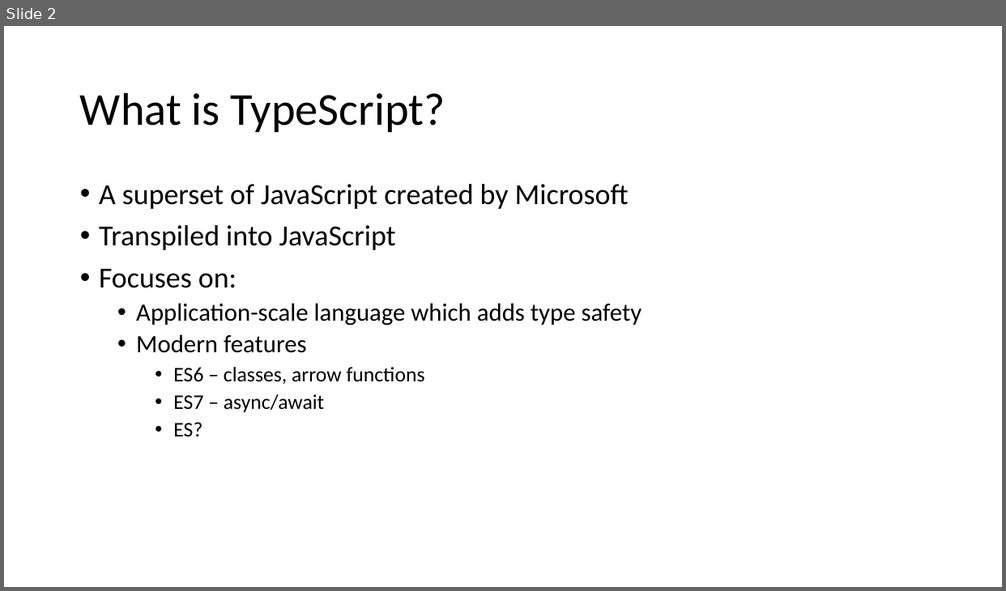
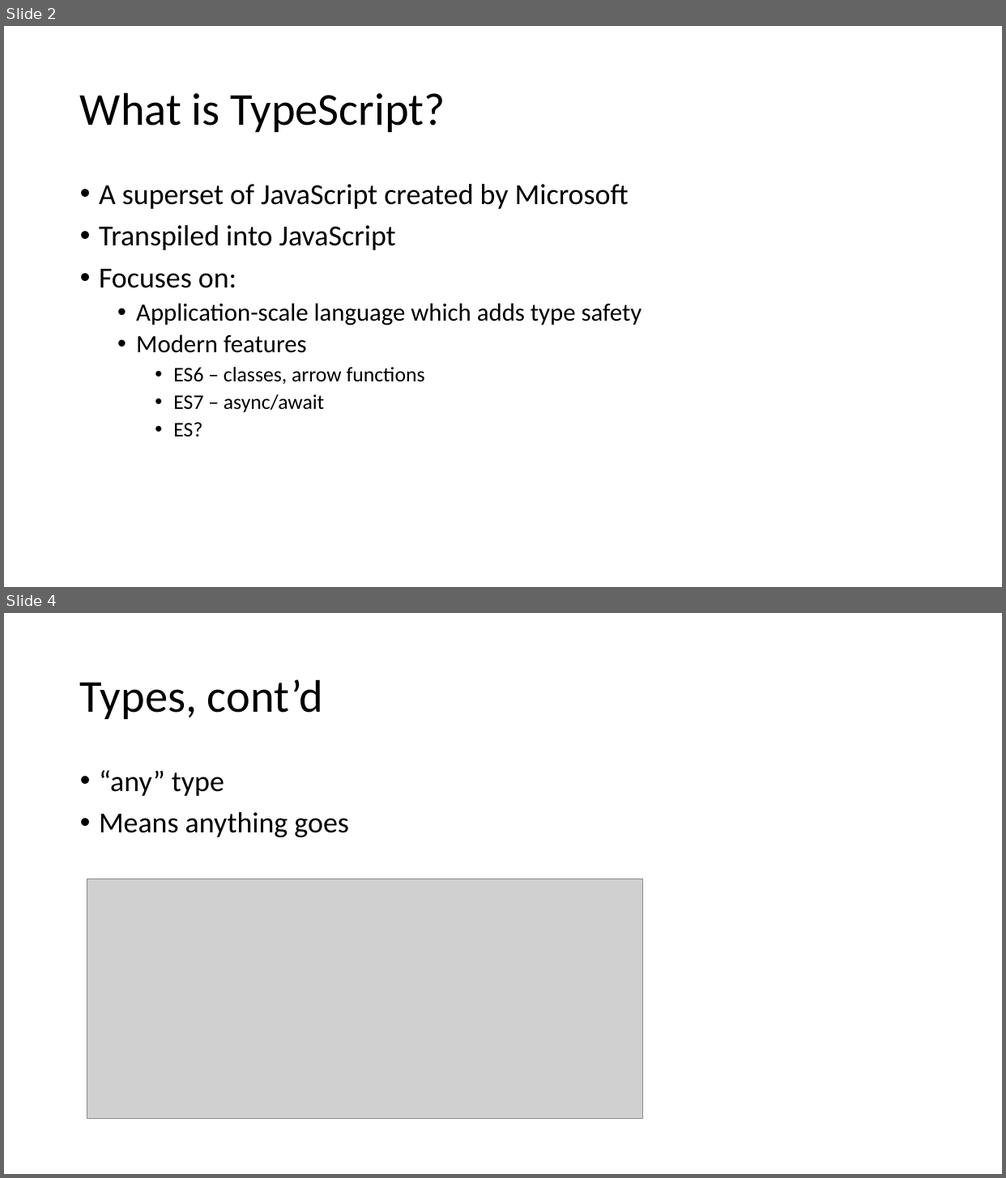
Before and after one commit to schneidenbach/Angular2-AspNetCore-TypeScript-Workshop, a slide deck: slides/1 - TypeScript.pptx. Shown one above the other, each under a label of ours: slide 2 before the commit, slides 2 and 4 after it; the slides between them are not shown. The pictures are 1006x591 and 1006x1178 pixels, drawn with LibreOffice and Linux fonts; fonts in the diff are those of the drawing; grey boxes stand for pictures. Boxes give left, top, right and bottom in pixels: in the first picture for what was removed or moved away, otherwise in the second. Text is boxed around its words. In the diff, an @@ line names an element or a change of style, - is before the commit and + after.

```diff
--- a/slides/1 - TypeScript.pptx
+++ b/slides/1 - TypeScript.pptx
@@ slide 4 added at (x1=4, y1=613, x2=1002, y2=1174), background #FFFFFF @@
@@ title added at (x1=80, y1=679, x2=323, y2=719), 44 pt, text #000000 @@
+Types, cont’d
@@ text added at (x1=99, y1=770, x2=348, y2=837), 28 pt, text #000000 @@
+• “any” type
+• Means anything goes
@@ picture added at (x1=87, y1=879, x2=643, y2=1119) @@
```
Also in this commit, not shown: 16 other slides added, 2 slides removed, 14 other files.
